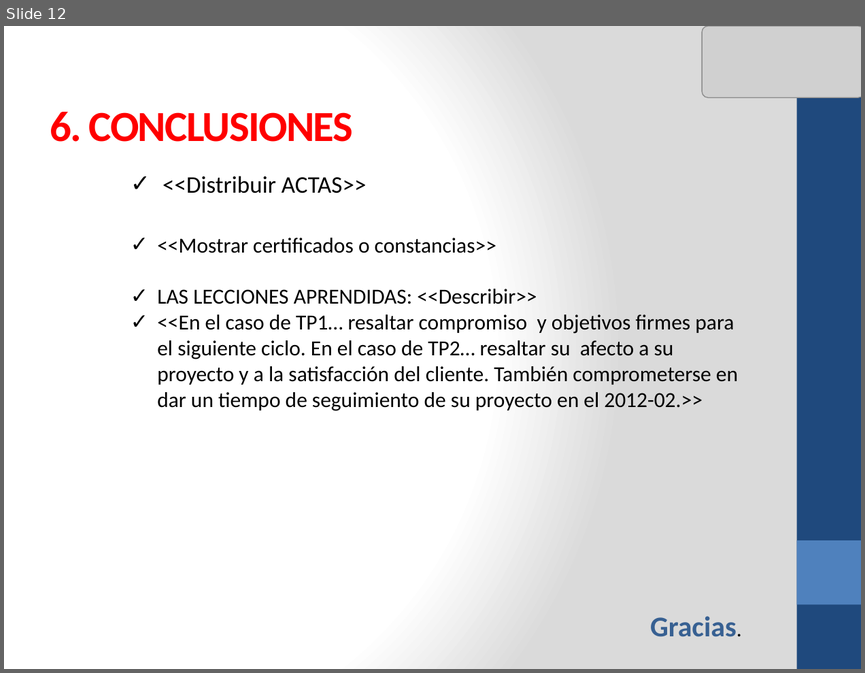
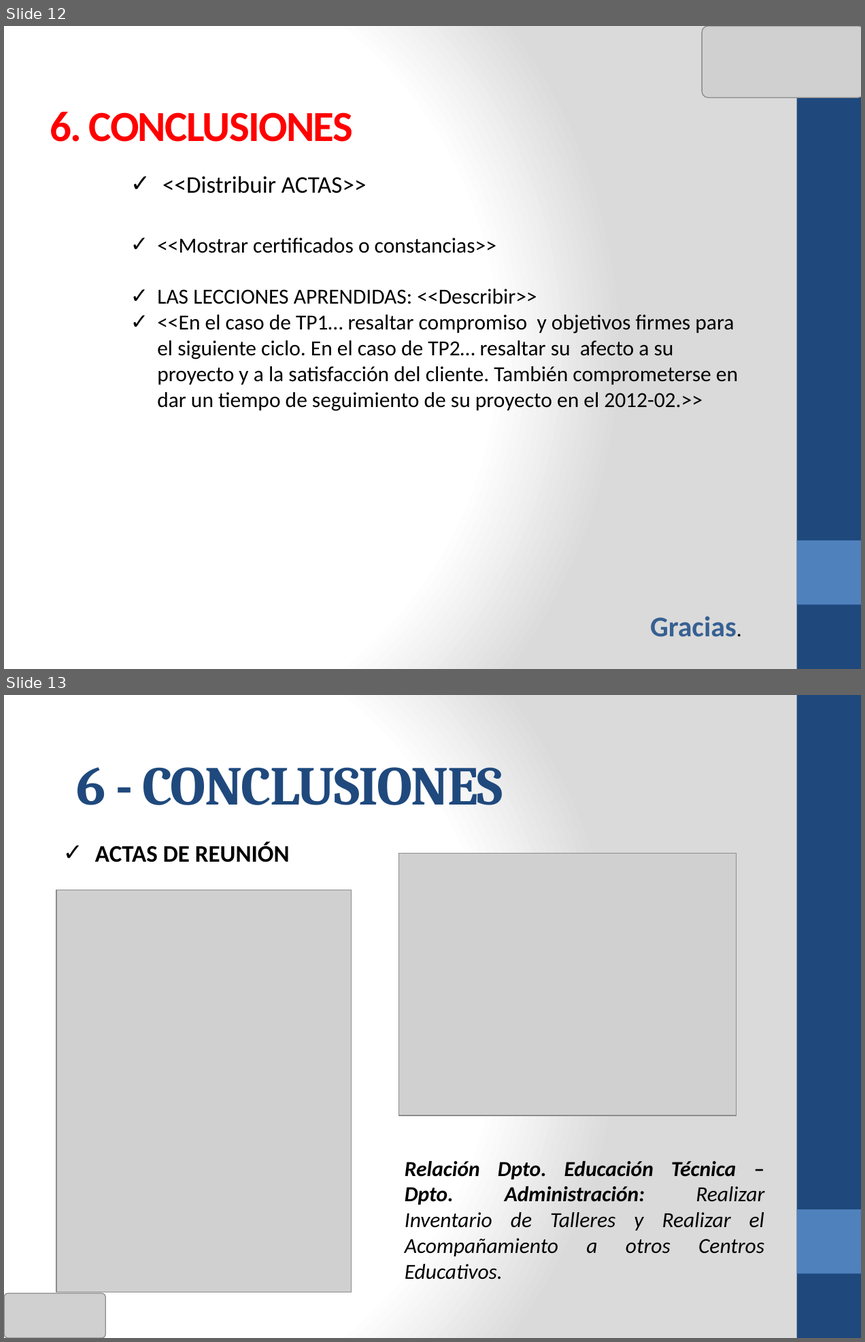
Before and after one commit to cms/proyecto-fya, a slide deck: Presentacion Final Ciclo 2011-02/ANOCFAP-[Presentación Final v1.0].pptx. Shown one above the other, each under a label of ours: slide 12 before the commit, slides 12 and 13 after it. The pictures are 865x673 and 865x1342 pixels, drawn with LibreOffice and Linux fonts; fonts in the diff are those of the drawing; grey boxes stand for pictures. Boxes give left, top, right and bottom in pixels: in the first picture for what was removed or moved away, otherwise in the second. Text is boxed around its words. In the diff, an @@ line names an element or a change of style, - is before the commit and + after.

```diff
--- a/Presentacion Final Ciclo 2011-02/ANOCFAP-[Presentación Final v1.0].pptx
+++ b/Presentacion Final Ciclo 2011-02/ANOCFAP-[Presentación Final v1.0].pptx
@@ slide 13 added at bbox=[4, 695, 861, 1338], background gradient #FFFFFF to #DADADA; not listed: 2 template elements that a slide beside it also shows @@
@@ title added at bbox=[77, 767, 503, 805], 46 pt, text #1F497D, bold @@
+6 - CONCLUSIONES
@@ text added at bbox=[95, 842, 290, 862], 20 pt, text #000000, bold @@
+✓ ACTAS DE REUNIÓN
@@ picture added at bbox=[399, 853, 736, 1115] @@
@@ picture added at bbox=[56, 889, 351, 1291] @@
@@ text added at bbox=[405, 1161, 764, 1279], 18 pt, text #000000, italic @@
+Relación Dpto. Educación Técnica – Dpto. Administración: Realizar Inventario de Talleres y Realizar el Acompañamiento a otros Centros Educativos.
@@ picture added at bbox=[4, 1293, 105, 1338] @@
```
Also in this commit, not shown: 2 slides changed, 7 other slides added.
